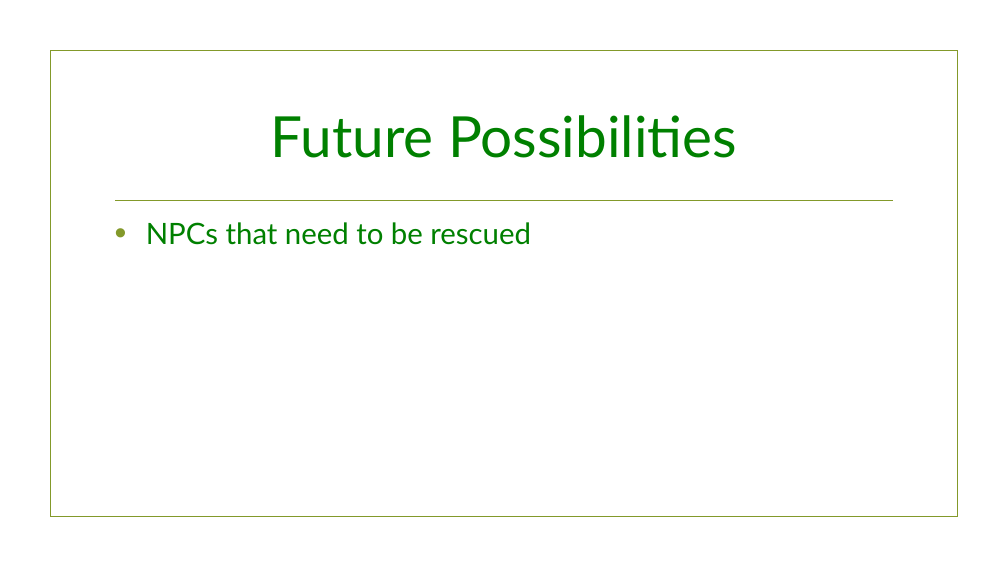
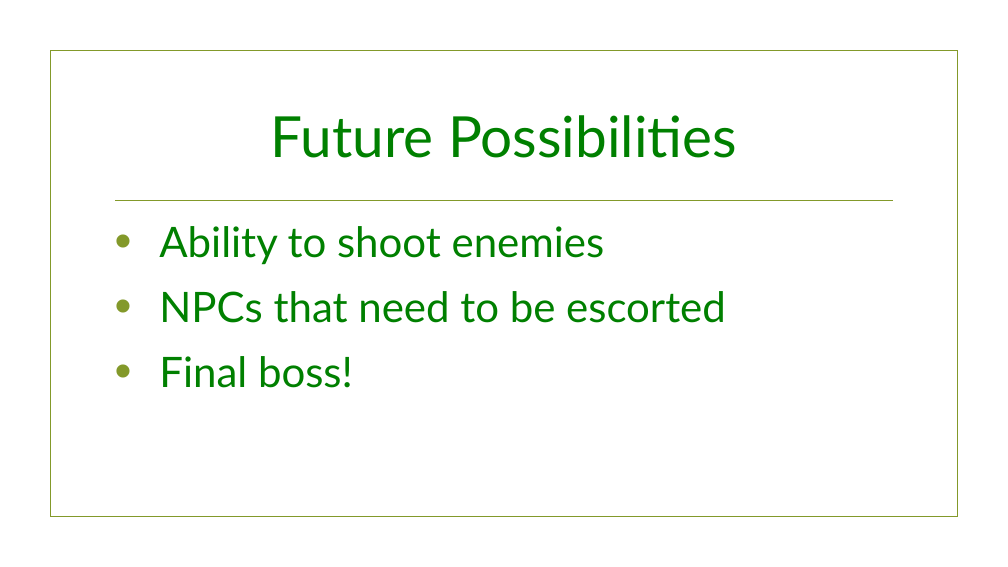
Before and after one commit to joetinoco/COMP305-Assignment-2, a slide deck: slide 8 of Docs/Presentation Slides.pptx. Drawn at 1008x567 pixels with LibreOffice and Linux fonts; fonts in the diff are those of the drawing; background and template pictures are left out. Boxes give left, top, right and bottom in pixels: in the first picture for what was removed or moved away, otherwise in the second. Text is boxed around its words. In the diff, an @@ line names an element or a change of style, - is before the commit and + after.

Commit message:
Added a Future Possibilities slide to the slide deck

```diff
--- a/Docs/Presentation Slides.pptx
+++ b/Docs/Presentation Slides.pptx
@@ text at (159, 226, 726, 388): text changed; size 28 to 40 pt @@
-• NPCs that need to be rescued
+• Ability to shoot enemies
+• NPCs that need to be escorted
+• Final boss!
```
Also in this commit, not shown: 1 other slide changed, 1 other file.
